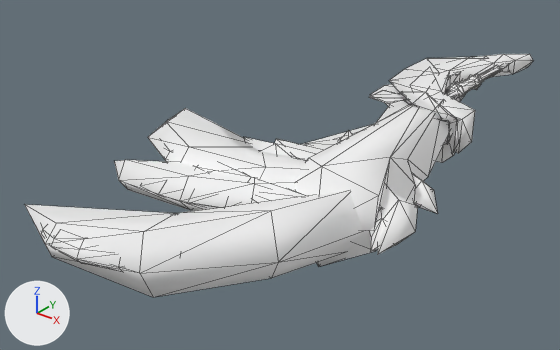
An edit to the glTF model docs/models/weapons/w00/187.glb, drawn before and after from the same camera.
Rendered twice from a 50 mm lens placed at (1.63, -3.22, 1.33), pointed at (-0.34, -0.76, -0.2). Lighting does not change. The marker at lower left points along +X, +Y and +Z. The picture after the commit comes second. Mesh edges are drawn as thin lines. Vertices at exactly the same position are counted once.

Script lines for the objects in view, before the commit:
```python
me_group_0 = bpy.data.meshes.new('Group[0]')
me_group_0.from_pydata(...)  # 532 vertices, 824 faces; spans x -0.22..0.51, y -1.34..0.9, z -0.09..0.09
# faces by material slot: [256, 568]
me_group_0.materials.append(mat_xfb__e1__m00_two187_env)  # white #ffffff
me_group_0.materials.append(mat_xfb__e0__m00_two187_env)  # white #ffffff
me_group_1 = bpy.data.meshes.new('Group[1]')
me_group_1.from_pydata(...)  # 171 vertices, 281 faces; spans x -0.89..0.3, y -1.38..0.25, z -0.12..0.12
# faces by material slot: [24, 236, 21]
me_group_1.materials.append(mat_xfb__e1__m00_two187_env)  # white #ffffff
me_group_1.materials.append(mat_xfb__e0__m00_two187_env)  # white #ffffff
me_group_1.materials.append(mat_xfb__e2__m00_two187_env)  # white #ffffff
me_group_2 = bpy.data.meshes.new('Group[2]')
me_group_2.from_pydata(...)  # 217 vertices, 358 faces; spans x -0.7..0.43, y -1.98..0.3, z -0.14..0.13
# faces by material slot: [24, 297, 37]
me_group_2.materials.append(mat_xfb__e1__m00_two187_env)  # white #ffffff
me_group_2.materials.append(mat_xfb__e0__m00_two187_env)  # white #ffffff
me_group_2.materials.append(mat_xfb__e2__m00_two187_env)  # white #ffffff
ob_group_0 = bpy.data.objects.new('Group[0]', me_group_0)
ob_group_0.location = (0.0, 0.0, 0.0)
ob_group_1 = bpy.data.objects.new('Group[1]', me_group_1)
ob_group_1.location = (0.0, 0.0, 0.0)
ob_group_2 = bpy.data.objects.new('Group[2]', me_group_2)
ob_group_2.location = (0.0, 0.0, 0.0)
# also in view: 'Group[100]' at (0.14, -0.19, 0.0)
```
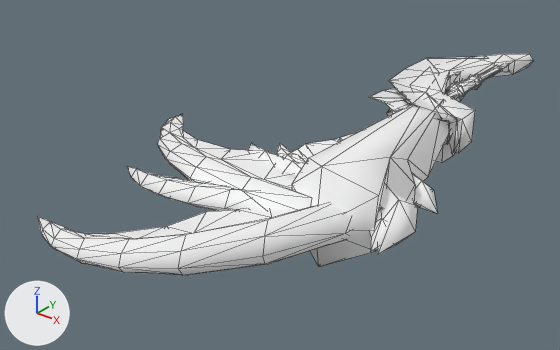
The change in detail:
me_group_1 is used by ob_group_1; location (0.0, 0.0, 0.0).
me_group_1 had 171 vertices, 281 faces and spanned x -0.89..0.3, y -1.38..0.25, z -0.12..0.12.
me_group_1 now has 134 vertices, 223 faces and spans x -0.85..0.28, y -1.38..0.25, z -0.08..0.08.
me_group_1 part 1: the loose piece of 15 vertices spanning x -0.89..0.3, y -1.33..-0.79, z -0.12..0.12 is deleted.
me_group_1 part 2: the loose piece of 12 vertices spanning x -0.29..0.18, y -1.06..-0.75, z -0.08..0.07 is deleted.
Other edits to the shape of me_group_1 do not show in these pictures.
me_group_2 is used by ob_group_2; location (0.0, 0.0, 0.0).
me_group_2 had 217 vertices, 358 faces and spanned x -0.7..0.43, y -1.98..0.3, z -0.14..0.13.
me_group_2 now has 163 vertices, 277 faces and spans x -0.62..0.39, y -1.97..0.13, z -0.09..0.09.
me_group_2 part 3: the loose piece of 15 vertices spanning x -0.66..0.43, y -1.98..-1.05, z -0.14..0.13 is deleted.
me_group_2 part 4: the loose piece of 15 vertices spanning x -0.7..0.26, y -1.5..-0.97, z -0.1..0.09 is deleted.
me_group_2 part 5: the loose piece of 14 vertices spanning x -0.31..0.14, y -1.03..0.3, z -0.07..0.06 is deleted.
me_group_2 part 6: the loose piece of 10 vertices spanning x -0.45..0.11, y -1.07..-0.87, z -0.08..0.08 is deleted.

Boxes [x1, y1, x2, y2] around the edits, measured in the pictures (560 x 350 px):
'Group[2]', reshaped (12% shorter): before [25, 84, 410, 297]; after [38, 88, 410, 275]
'Group[1]', reshaped: before [148, 108, 352, 203]; after [157, 89, 397, 210]
part 1 of me_group_1, deleted: before [148, 108, 307, 181]
part 2 of me_group_1, deleted: before [274, 139, 321, 160]
part 3 of me_group_2, deleted: before [25, 190, 363, 297]
part 4 of me_group_2, deleted: before [114, 160, 295, 211]
part 5 of me_group_2, deleted: before [301, 84, 410, 151]
part 6 of me_group_2, deleted: before [244, 137, 315, 160]
